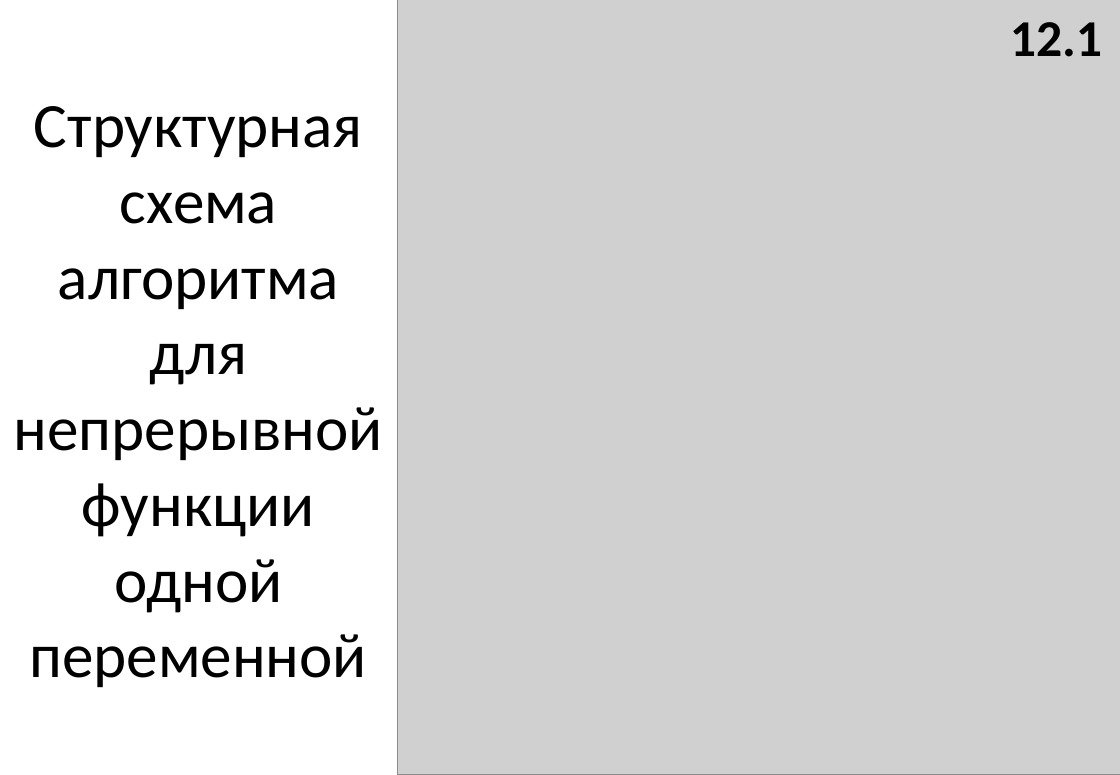
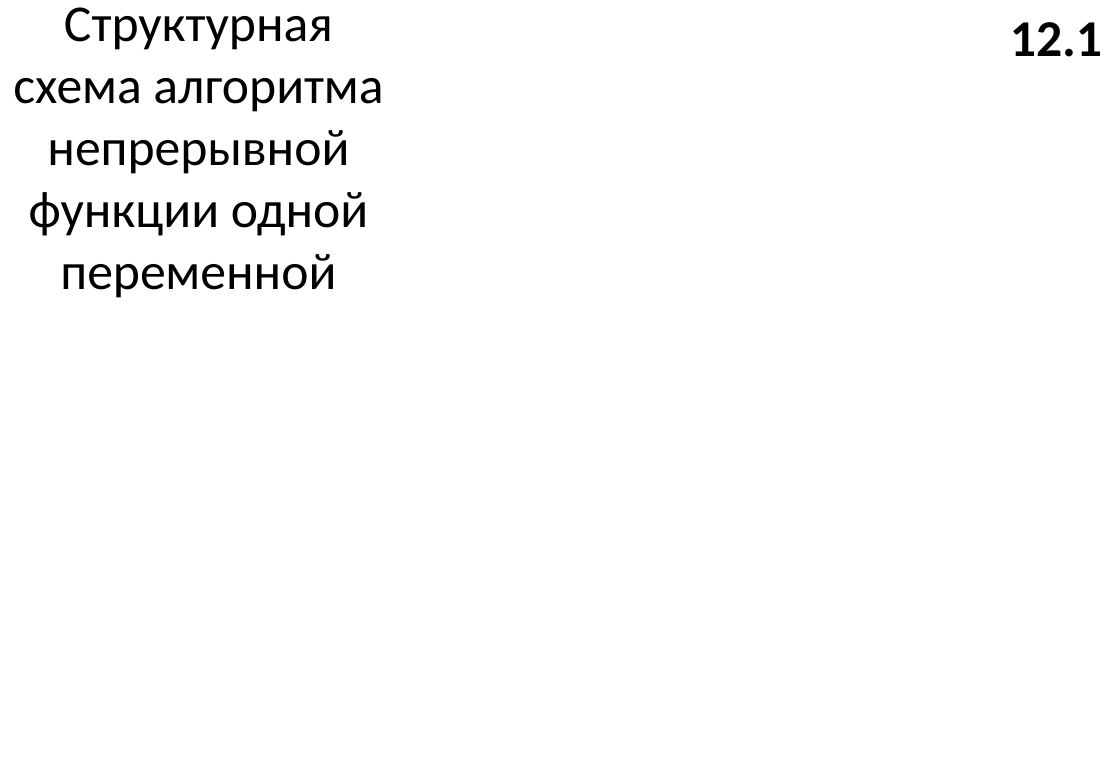
Before and after one commit to EgoPingvina/LipshMinimization, a slide deck: slide 14 of Documentation/Done/Презентация Бирюков 4412.pptx. Drawn at 1120x775 pixels with LibreOffice and Linux fonts; fonts in the diff are those of the drawing; grey boxes stand for pictures; background and template pictures are left out. Boxes give left, top, right and bottom in pixels: in the first picture for what was removed or moved away, otherwise in the second. Text is boxed around its words. In the diff, an @@ line names an element or a change of style, - is before the commit and + after.

```diff
--- a/Documentation/Done/Презентация Бирюков 4412.pptx
+++ b/Documentation/Done/Презентация Бирюков 4412.pptx
@@ title at (x1=13, y1=7, x2=383, y2=298): text changed; size 44 to 36 pt @@
-Структурная схема алгоритма для непрерывной функции одной переменной
+Структурная схема алгоритма непрерывной функции одной переменной
@@ picture removed at (x1=397, y1=0, x2=1120, y2=775) @@
```
Also in this commit, not shown: 6 other slides changed.
